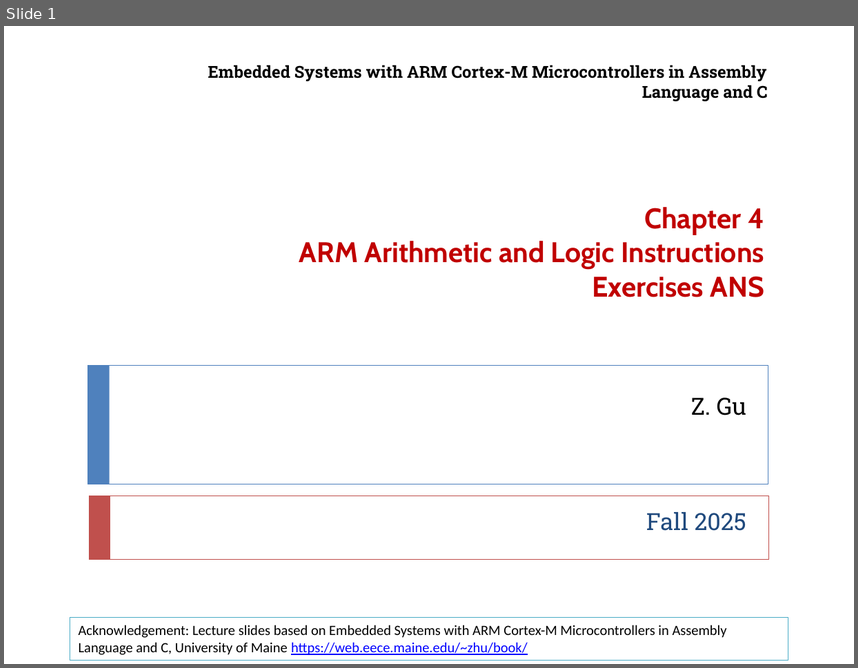
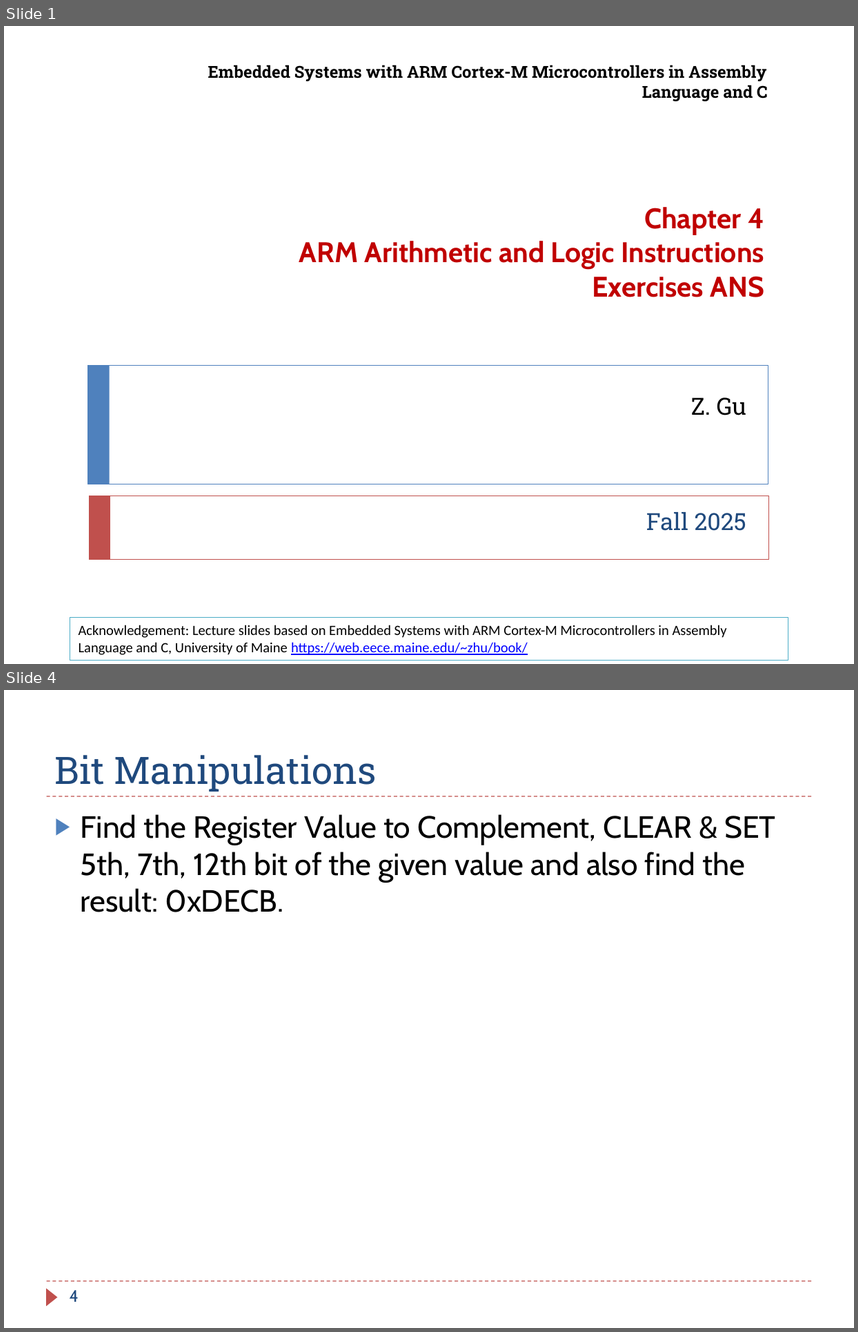
Before and after one commit to guhofstra/CSC111Fa25, a slide deck: PPTs/Ch4_ARM_Arithmetic_Logic_Exercises_ANS.pptx. Shown one above the other, each under a label of ours: slide 1 before the commit, slides 1 and 4 after it; the slides between them are not shown. The pictures are 858x668 and 858x1332 pixels, drawn with LibreOffice and Linux fonts; fonts in the diff are those of the drawing. Boxes give left, top, right and bottom in pixels: in the first picture for what was removed or moved away, otherwise in the second. Text is boxed around its words. In the diff, an @@ line names an element or a change of style, - is before the commit and + after.

```diff
--- a/PPTs/Ch4_ARM_Arithmetic_Logic_Exercises_ANS.pptx
+++ b/PPTs/Ch4_ARM_Arithmetic_Logic_Exercises_ANS.pptx
@@ slide 4 added at (x1=4, y1=690, x2=854, y2=1328), background #FFFFFF @@
@@ title added at (x1=55, y1=755, x2=377, y2=791), 32 pt, text #1F497D @@
+Bit Manipulations
@@ line added from (47, 796) to (811, 796), #C0504D 0.75 pt dashed @@
@@ text added at (x1=81, y1=814, x2=775, y2=912), 26 pt, text #000000 @@
+▶ Find the Register Value to Complement, CLEAR & SET 5th, 7th, 12th bit of the given value and also find the result: 0xDECB.
@@ line added from (47, 1281) to (811, 1281), #C0504D 0.75 pt dashed @@
@@ triangle added at (x1=47, y1=1288, x2=58, y2=1305), fill #C0504D @@
@@ page number added at (x1=70, y1=1290, x2=79, y2=1301), 14 pt, text #1F497D @@
+4
```
Also in this commit, not shown: 8 other slides added, 11 other files.
